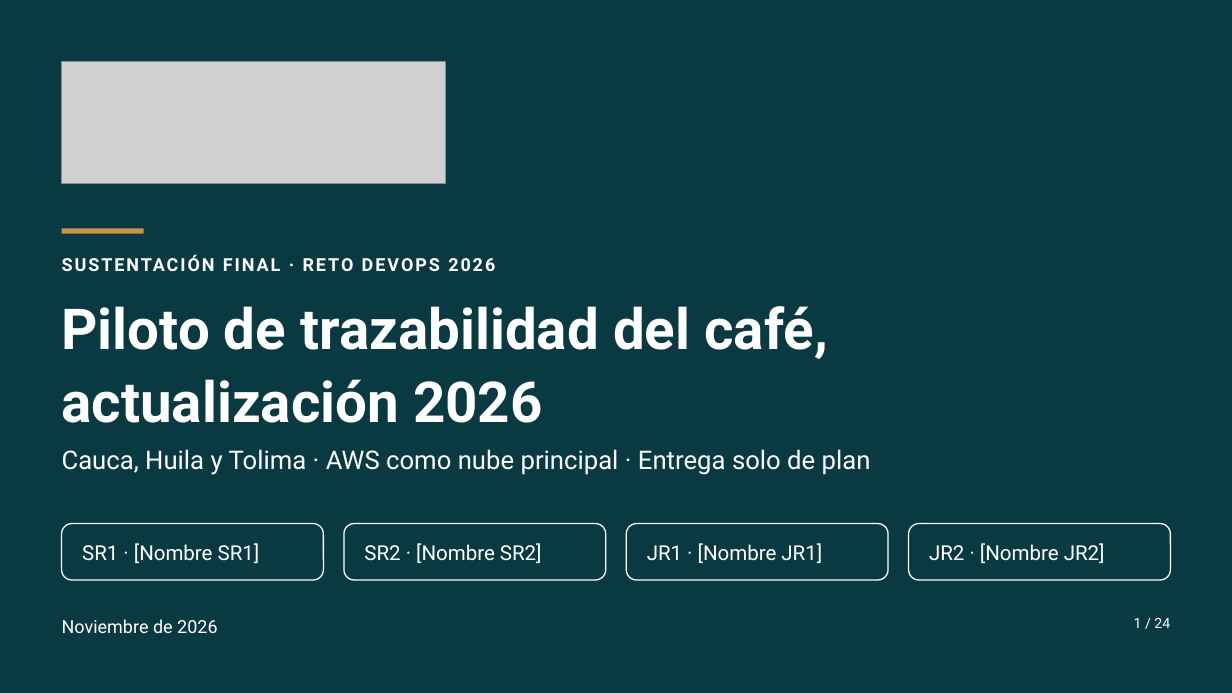
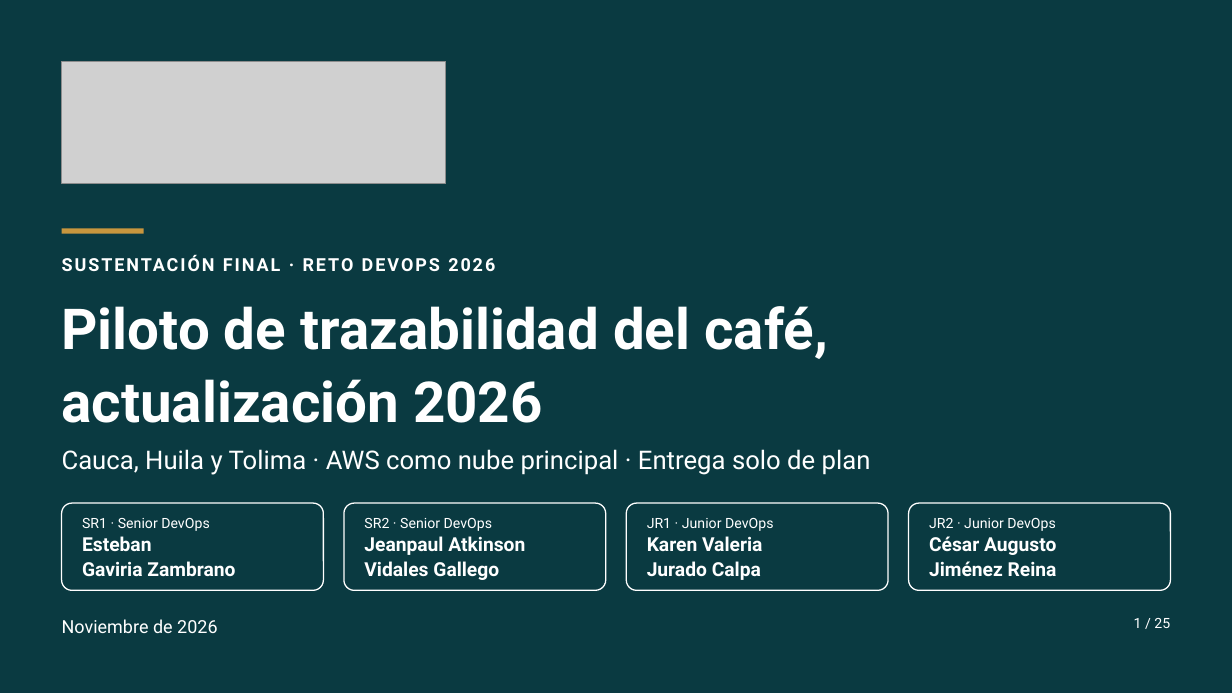
Before and after one commit to aroma-pacifico/aroma-pacifico-presentation, a slide deck: slide 1 of deck/aroma-pacifico-sustentacion.pptx. Drawn at 1232x693 pixels with LibreOffice and Linux fonts; fonts in the diff are those of the drawing; grey boxes stand for pictures. Boxes give left, top, right and bottom in pixels: in the first picture for what was removed or moved away, otherwise in the second. Text is boxed around its words. In the diff, an @@ line names an element or a change of style, - is before the commit and + after.

```diff
--- a/deck/aroma-pacifico-sustentacion.pptx
+++ b/deck/aroma-pacifico-sustentacion.pptx
@@ rounded rectangle: place and size @@
-rounded rectangle at (62, 524, 323, 580)
+rounded rectangle at (62, 503, 323, 590)
@@ rounded rectangle: place and size @@
-rounded rectangle at (344, 524, 605, 580)
+rounded rectangle at (344, 503, 605, 590)
@@ rounded rectangle: place and size @@
-rounded rectangle at (627, 524, 888, 580)
+rounded rectangle at (627, 503, 888, 590)
@@ proportions changed in 4 elements at (62, 503, 323, 590), (344, 503, 605, 590), (627, 503, 888, 590), (909, 503, 1170, 590) @@
@@ rounded rectangle: place and size @@
-rounded rectangle at (909, 524, 1170, 580)
+rounded rectangle at (909, 503, 1170, 590)
@@ text at (82, 518, 235, 576): text changed; size 16 to 15 pt; bold on @@
-SR1 · [Nombre SR1]
+SR1 · Senior DevOps
+Esteban
+Gaviria Zambrano
@@ text at (364, 518, 525, 580): text changed; size 16 to 15 pt; bold on @@
-SR2 · [Nombre SR2]
+SR2 · Senior DevOps
+Jeanpaul Atkinson
+Vidales Gallego
@@ text at (647, 518, 774, 580): text changed; size 16 to 15 pt; bold on @@
-JR1 · [Nombre JR1]
+JR1 · Junior DevOps
+Karen Valeria
+Jurado Calpa
@@ text at (929, 518, 1057, 576): text changed; size 16 to 15 pt; bold on @@
-JR2 · [Nombre JR2]
+JR2 · Junior DevOps
+César Augusto
+Jiménez Reina
@@ text at (1134, 618, 1170, 628): text changed @@
-1 / 24
+1 / 25
```
Also in this commit, not shown: 23 other slides changed, 1 slide added, 32 other files.
